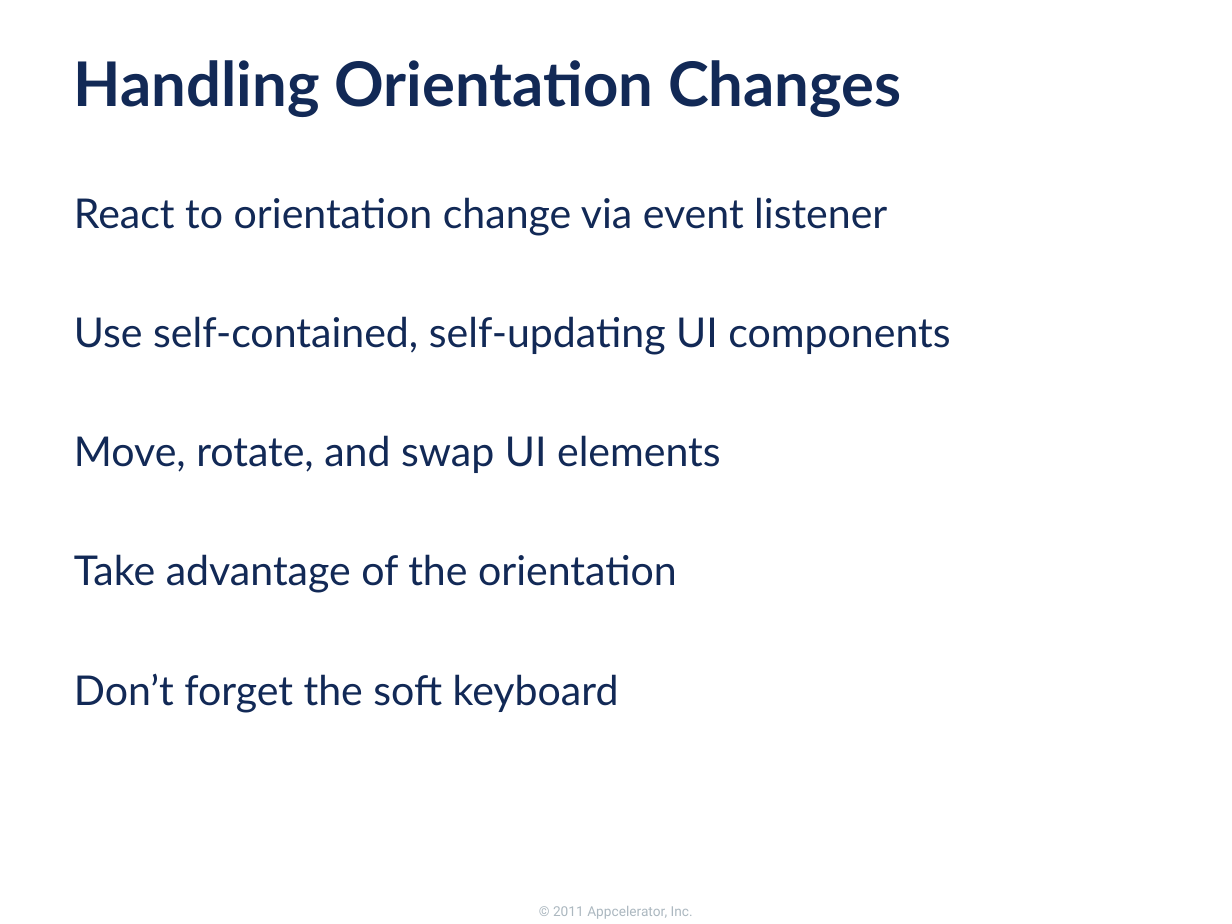
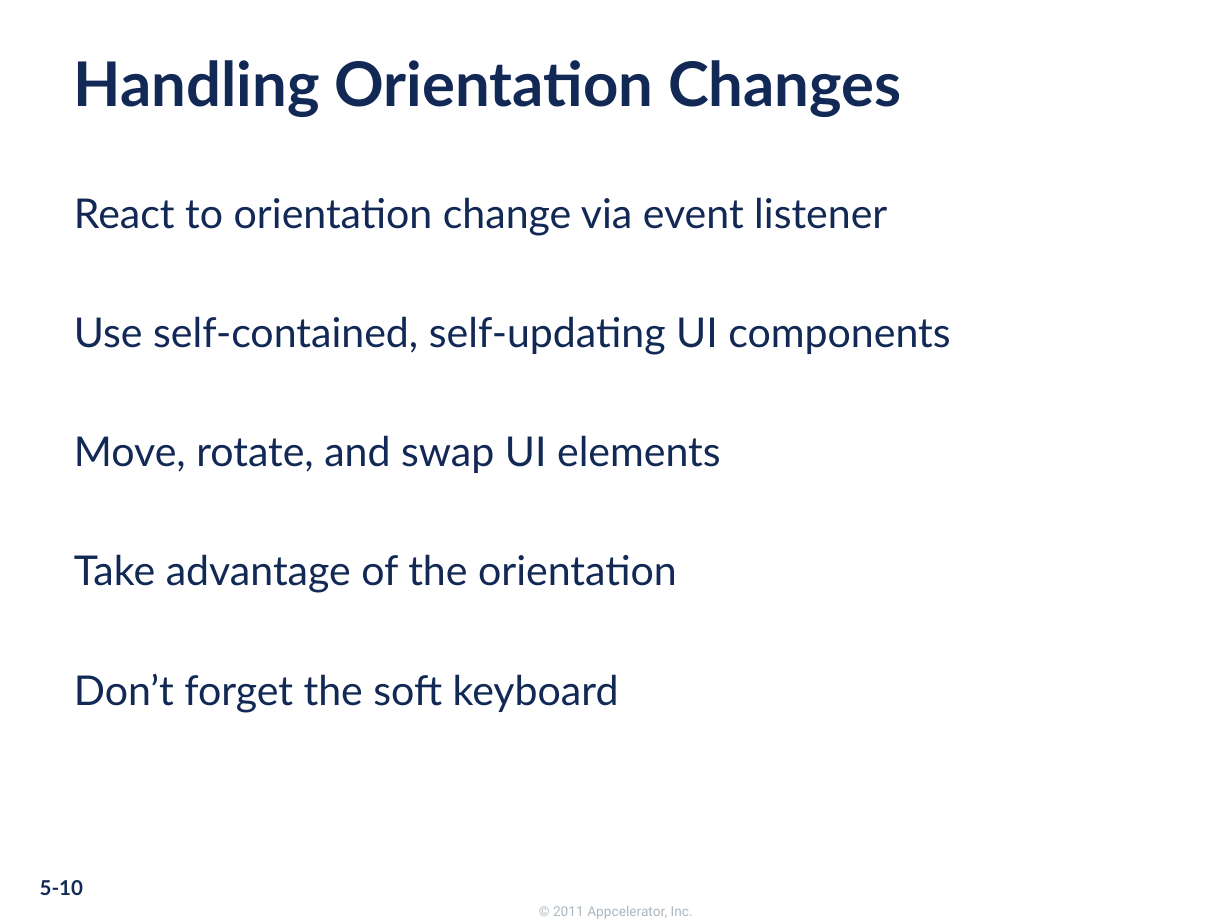
Before and after one commit to appcelerator-forks/appcelerator-training.tcmd_certification, a slide deck: slide 10 of 325.pptx. Drawn at 1232x924 pixels with LibreOffice and Linux fonts; fonts in the diff are those of the drawing; background and template pictures are left out. Boxes give left, top, right and bottom in pixels: in the first picture for what was removed or moved away, otherwise in the second. Text is boxed around its words. In the diff, an @@ line names an element or a change of style, - is before the commit and + after.

```diff
--- a/325.pptx
+++ b/325.pptx
@@ page number added at (40, 880, 83, 895), 12 pt, text #122956, bold @@
+5-10
```
Also in this commit, not shown: 19 other slides changed, 11 other files.
